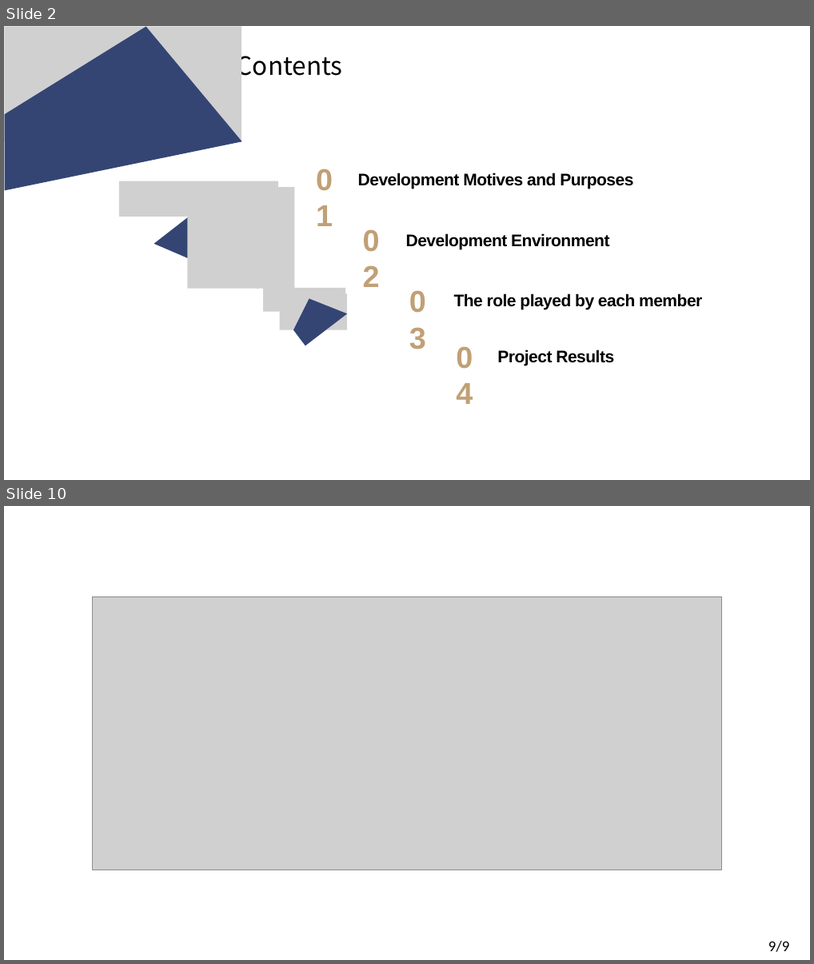
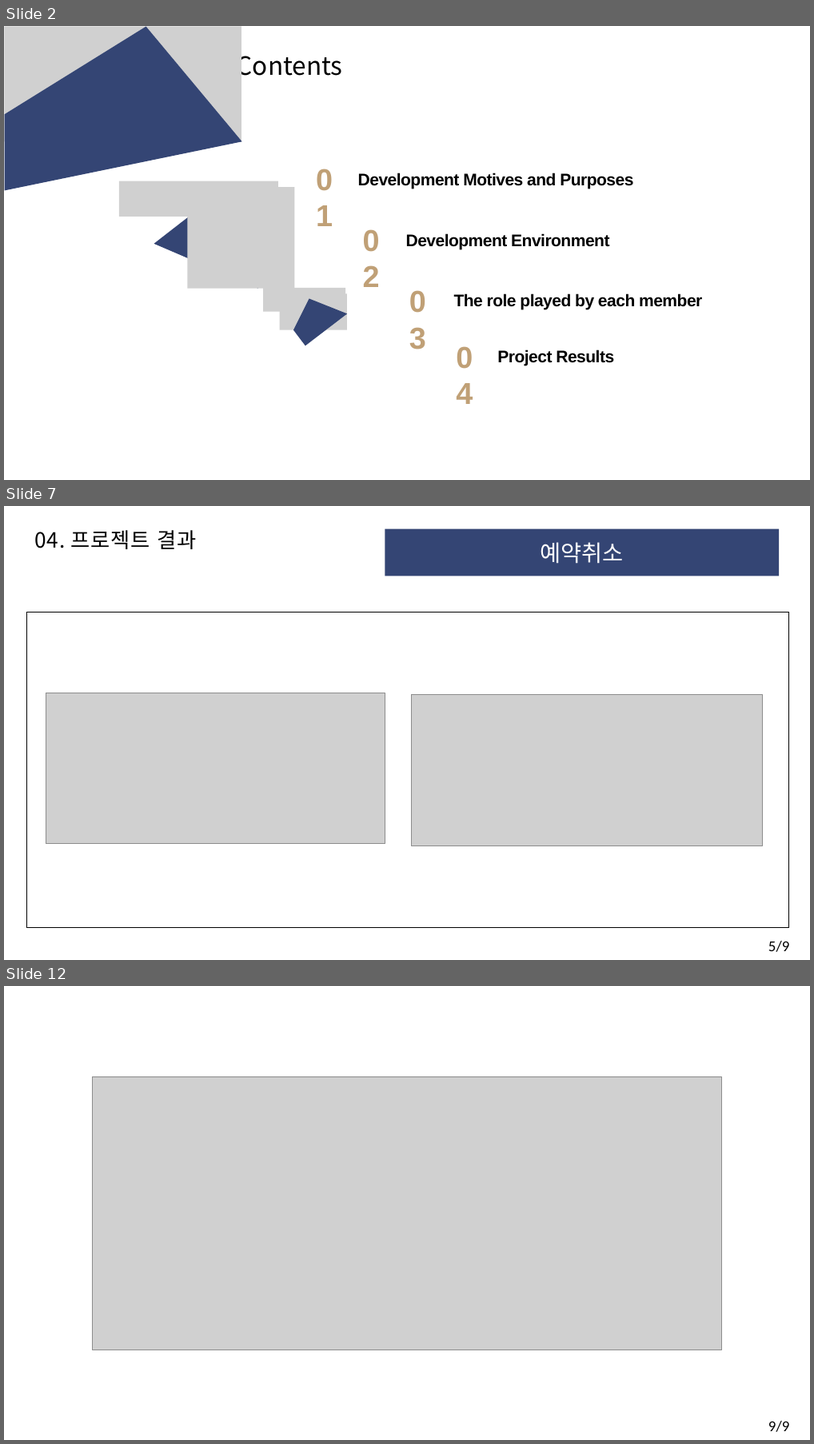
Before and after one commit to pgw3435/B, a slide deck: 오픈소스B.pptx. Shown one above the other, each under a label of ours: slides 2 and 10 before the commit, slides 2, 7 and 12 after it; the slides between them are not shown. The pictures are 814x964 and 814x1444 pixels, drawn with LibreOffice and Linux fonts; fonts in the diff are those of the drawing; grey boxes stand for pictures. Boxes give left, top, right and bottom in pixels: in the first picture for what was removed or moved away, otherwise in the second. Text is boxed around its words. In the diff, an @@ line names an element or a change of style, - is before the commit and + after.

```diff
--- a/오픈소스B.pptx
+++ b/오픈소스B.pptx
@@ slide 7 added at (x1=4, y1=506, x2=810, y2=960), background #FFFFFF @@
@@ rectangle added at (x1=385, y1=529, x2=779, y2=576), fill #344574, 27 pt, text #FFFFFF @@
+예약취소
@@ text added at (x1=34, y1=530, x2=196, y2=549), 25 pt, text #000000 @@
+04. 프로젝트 결과
@@ rectangle added at (x1=27, y1=612, x2=790, y2=928), outline #000000 1 pt @@
@@ picture added at (x1=46, y1=693, x2=385, y2=844) @@
@@ picture added at (x1=412, y1=694, x2=762, y2=845) @@
@@ text added at (x1=769, y1=940, x2=790, y2=952), 18 pt, text #000000 @@
+5/9
@@ what was slide 10 is now slide 12 @@
```
Also in this commit, not shown: 6 slides changed, 3 other slides added, 2 slides removed.
